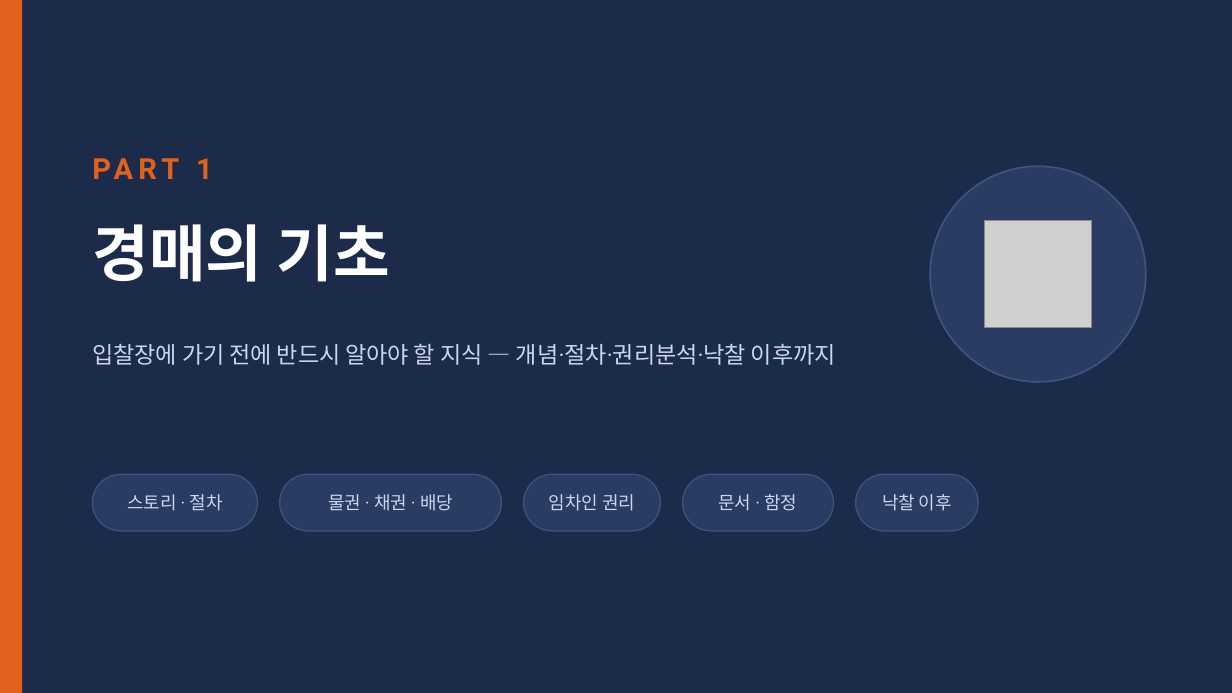
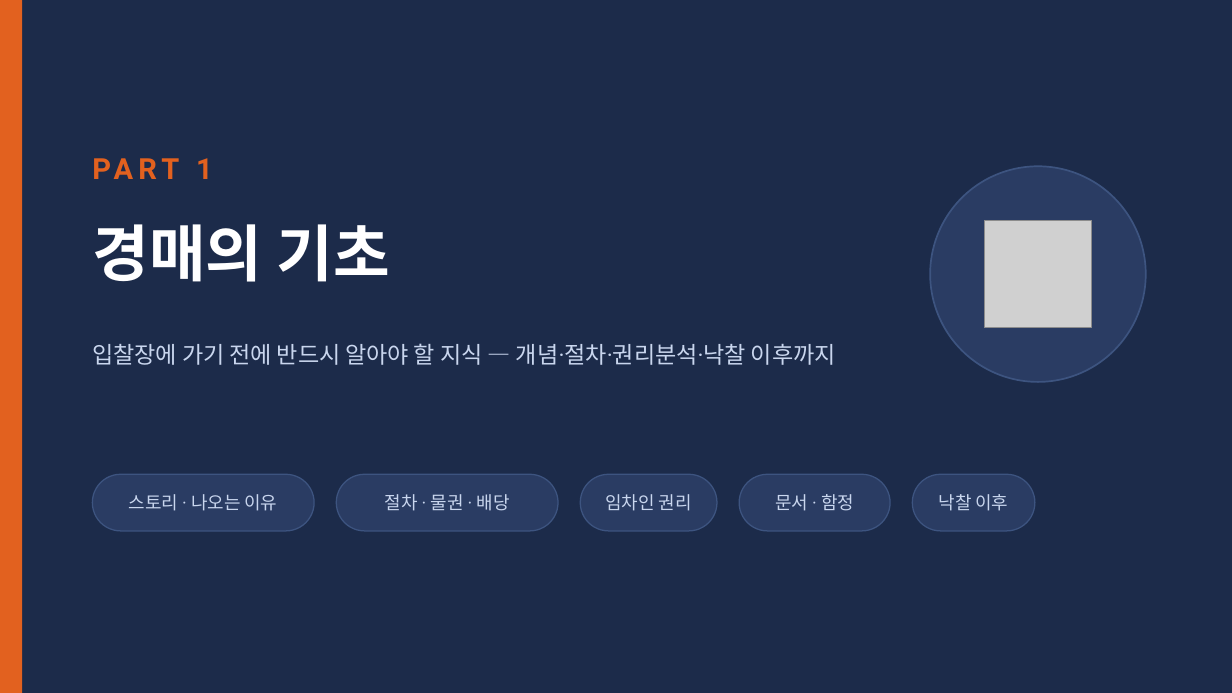
Before and after one commit to earthskyisbig/auction-crwal0629, a slide deck: slide 5 of docs/slides/AI부동산경매투자_강의슬라이드.pptx. Drawn at 1232x693 pixels with LibreOffice and Linux fonts; fonts in the diff are those of the drawing; grey boxes stand for pictures. Boxes give left, top, right and bottom in pixels: in the first picture for what was removed or moved away, otherwise in the second. Text is boxed around its words. In the diff, an @@ line names an element or a change of style, - is before the commit and + after.

```diff
--- a/docs/slides/AI부동산경매투자_강의슬라이드.pptx
+++ b/docs/slides/AI부동산경매투자_강의슬라이드.pptx
@@ rounded rectangle: place and size @@
-rounded rectangle at box(92, 474, 257, 531)
+rounded rectangle at box(92, 474, 314, 531)
@@ 4 rounded rectangles, 3 texts: place and size @@
-4 rounded rectangles, 3 texts at box(280, 474, 978, 531)
+4 rounded rectangles, 3 texts at box(336, 474, 1035, 531)
@@ text at box(129, 494, 278, 511): text changed @@
-스토리 · 절차
+스토리 · 나오는 이유
@@ text at box(385, 494, 510, 511): text changed @@
-물권 · 채권 · 배당
+절차 · 물권 · 배당
```
Also in this commit, not shown: 29 other slides changed, 1 slide added, 1 other file.
